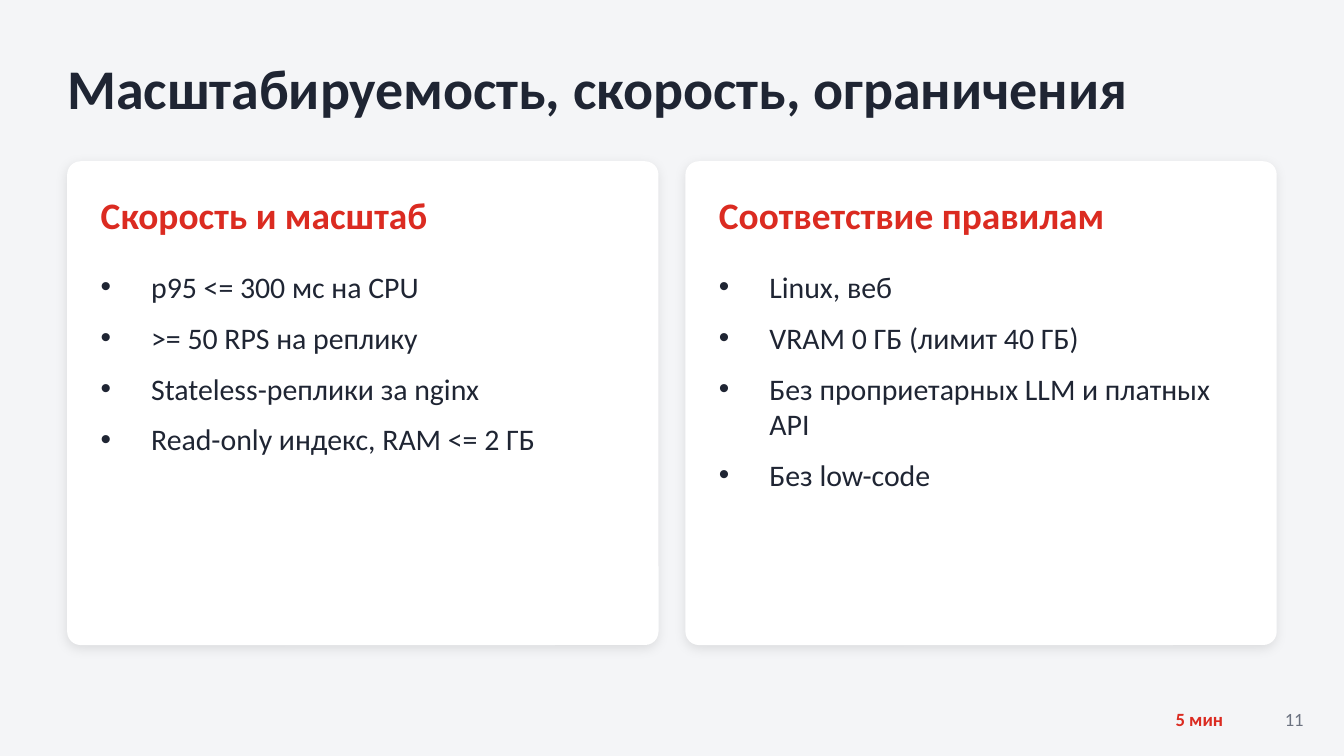
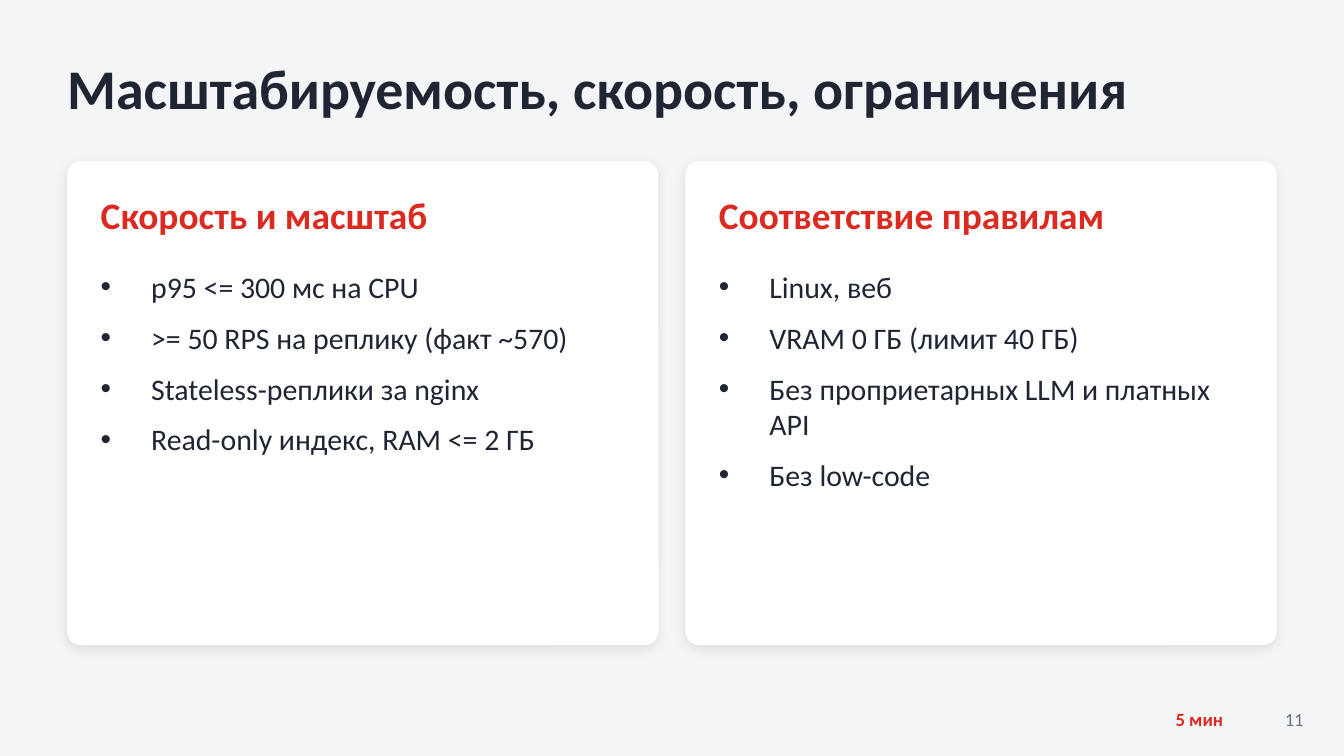
Before and after one commit to mikhaildvortsov/tenderhack_kzn, a slide deck: slide 11 of docs/presentation/tenderhack_ktru.pptx. Drawn at 1344x756 pixels with LibreOffice and Linux fonts; fonts in the diff are those of the drawing. Boxes give left, top, right and bottom in pixels: in the first picture for what was removed or moved away, otherwise in the second. Text is boxed around its words. In the diff, an @@ line names an element or a change of style, - is before the commit and + after.

```diff
--- a/docs/presentation/tenderhack_ktru.pptx
+++ b/docs/presentation/tenderhack_ktru.pptx
@@ text at [188, 327, 567, 354]: text changed @@
-• >= 50 RPS на реплику
+• >= 50 RPS на реплику (факт ~570)
```
Also in this commit, not shown: 2 other slides changed, 10 other files.
